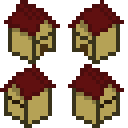
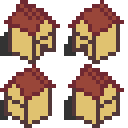
Revision of a layered 128 x 128 image; what changed, layer by layer:
added layer "finito" above "shadow" over (0, 0, 124, 128)
added layer "shadow" above "too big" over (0, 32, 76, 120)
hid group "too big" (2 layers) over (0, 0, 124, 128)
